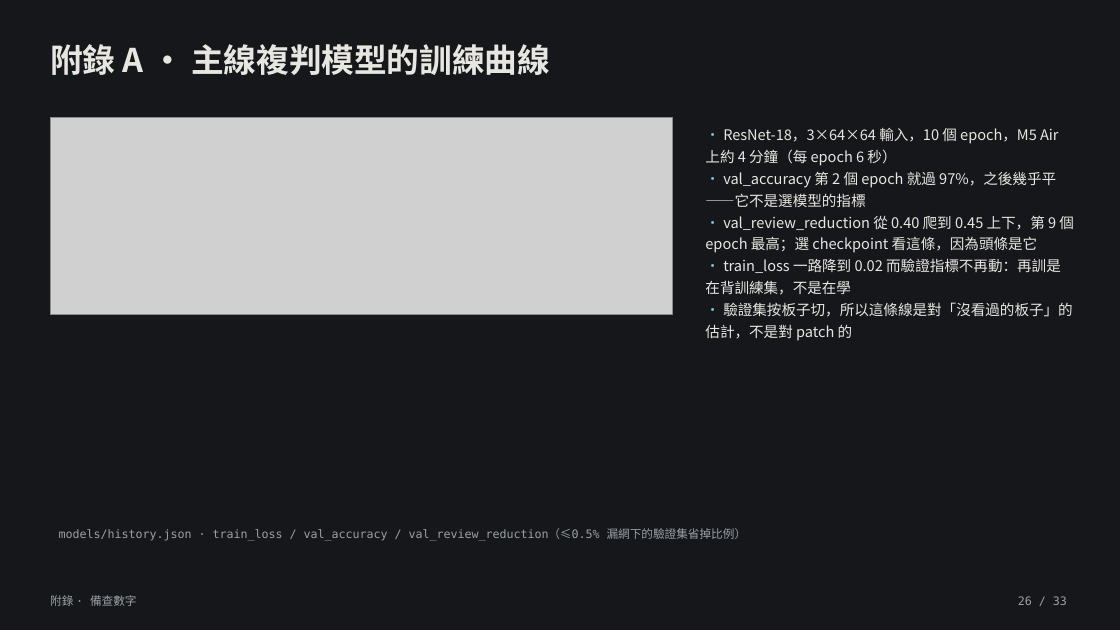
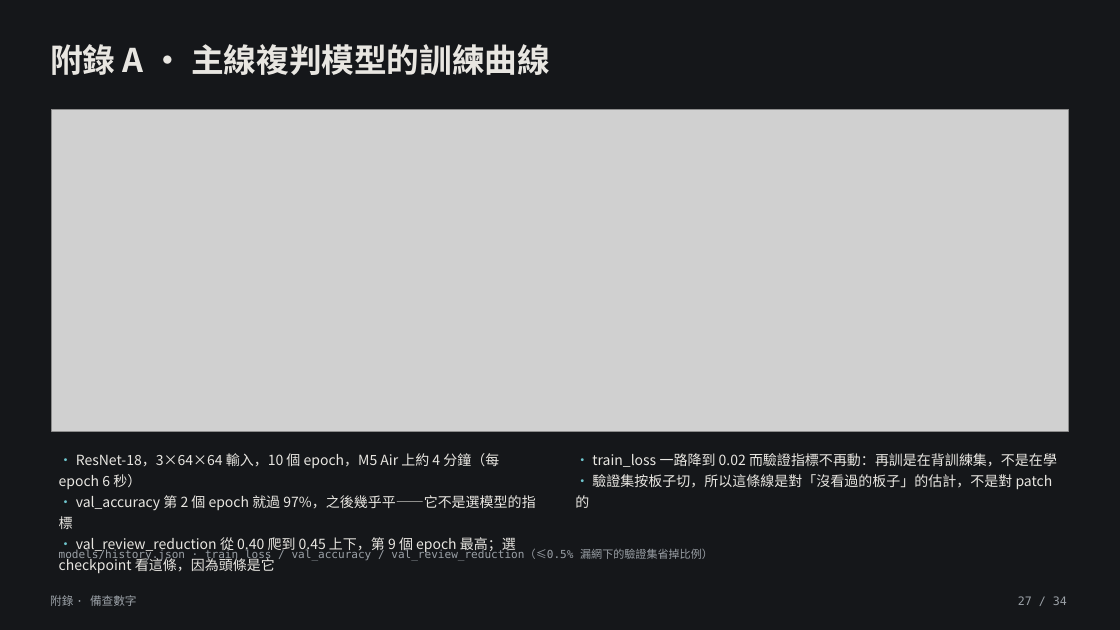
Before and after one commit to lin891020/aoi-agent, a slide deck: slide 27 of docs/deck/aoi-agent-journey.zh-TW.pptx (slide 26 before the commit). Drawn at 1120x630 pixels with LibreOffice and Linux fonts; fonts in the diff are those of the drawing; grey boxes stand for pictures. Boxes give left, top, right and bottom in pixels: in the first picture for what was removed or moved away, otherwise in the second. Text is boxed around its words. In the diff, an @@ line names an element or a change of style, - is before the commit and + after.

```diff
--- a/docs/deck/aoi-agent-journey.zh-TW.pptx
+++ b/docs/deck/aoi-agent-journey.zh-TW.pptx
@@ picture: place and size @@
-picture at box(50, 118, 672, 314)
+picture at box(52, 109, 1069, 431)
@@ text at box(705, 258, 1072, 341): paragraphs removed @@
-• train_loss 一路降到 0.02 而驗證指標不再動：再訓是在背訓練集，不是在學
-• 驗證集按板子切，所以這條線是對「沒看過的板子」的估計，不是對 patch 的
@@ text "• ResNet-18，3×64×64 輸入，10 個 epoch，M5 ...": place and size @@
-text "• ResNet-18，3×64×64 輸入，10 個 epoch，M5 ..." at box(705, 127, 1074, 341)
+text "• ResNet-18，3×64×64 輸入，10 個 epoch，M5 ..." at box(59, 453, 535, 574)
@@ text "• ResNet-18，3×64×64 輸入，10 個 epoch，M5 ..." at box(59, 453, 535, 574): size 12.5 to 12 pt @@
@@ text added at box(575, 453, 1057, 508), 12 pt, text #E8E6E1 @@
+• train_loss 一路降到 0.02 而驗證指標不再動：再訓是在背訓練集，不是在學
+• 驗證集按板子切，所以這條線是對「沒看過的板子」的估計，不是對 patch 的
@@ text "models/history.json · train_loss / val_accuracy ...": place and size @@
-text "models/history.json · train_loss / val_accuracy ..." at box(59, 528, 747, 541)
+text "models/history.json · train_loss / val_accuracy ..." at box(59, 549, 713, 562)
@@ text "models/history.json · train_loss / val_accuracy ..." at box(59, 549, 713, 562): size 10 to 9.5 pt @@
@@ text at box(1018, 596, 1067, 605): text changed @@
-26 / 33
+27 / 34
```
Also in this commit, not shown: 31 other slides changed, 2 slides added, 1 slide removed, 8 other files.
